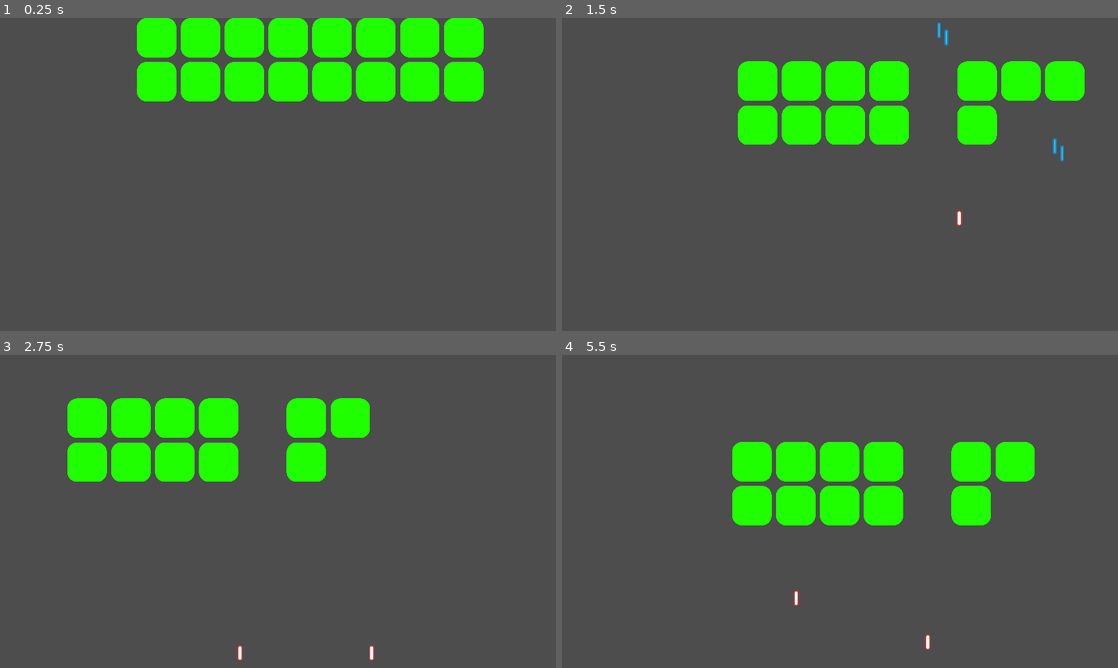
Above: before the commit, frames 1-4 (two rows, left to right).
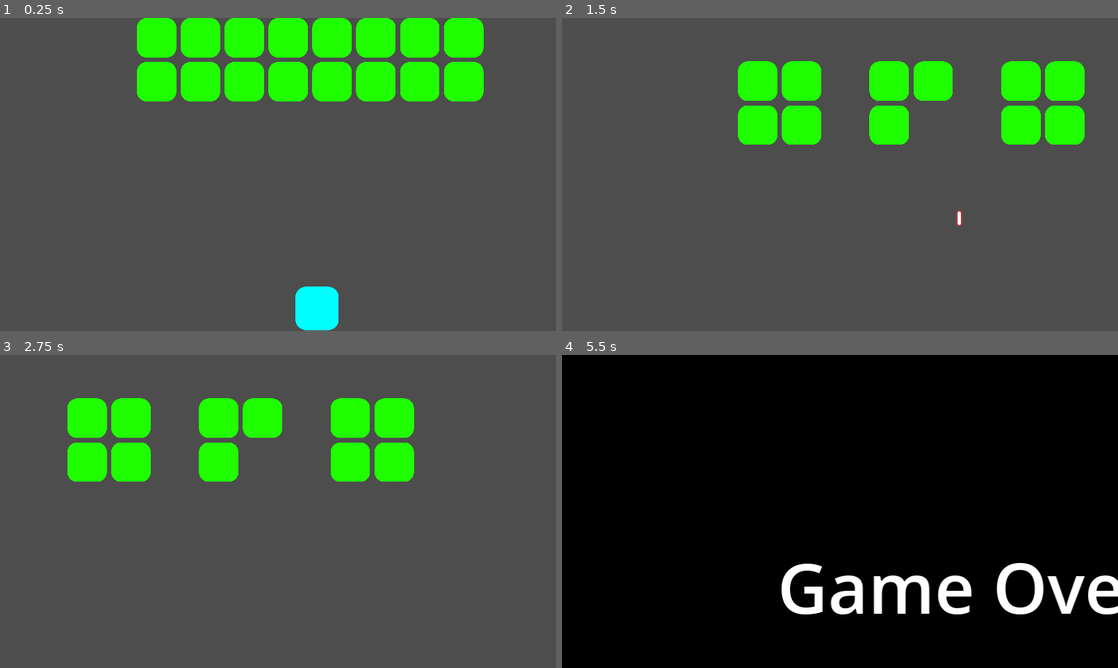
Above: after the commit, the same moments.

Repository: michael-j-coyne/space-defense
Game: Godot game, scene res://scenes/main.tscn
The game is run twice, just before and just after one commit, with the same random seed, the same clock (stepped at 60 frames per second) and the same inputs.
Inputs (mouse positions are in pixels of both pictures, inside the frame that each line leads up to):
- Up to frame 1 (0.25 s): no input
- Up to frame 2 (1.5 s): tap Enter (ui_accept) at 0.5, 0.77 s; move the mouse to (962, 158) at 0.52 s; hold Right (ui_right) 0.53-1.25 s; hold Shift 0.53-1.25 s; click (962, 158) at 0.67 s; drag from (728, 190) to (778, 80) at 1.27 s
- Up to frame 3 (2.75 s): move the mouse to (333, 442) at 2.02 s; hold Right (ui_right) from 2.03 s (still down); tap Ctrl at 2.1 s
- Up to frame 4 (5.5 s): release Right (ui_right) at 2.75 s; drag from (812, 574) to (689, 417) at 2.77 s; move the mouse to (1006, 558) at 3.52 s; hold Left (ui_left) 3.53-4.25 s; tap Alt at 3.6 s; tap Enter (ui_accept) at 3.77 s; drag from (673, 464) to (778, 505) at 4.27 s; move the mouse to (867, 511) at 5.02 s; hold Left (ui_left) from 5.03 s (still down); hold Shift from 5.03 s (still down); click (867, 511) at 5.17 s

The runs differ from the first frame. In frame 1, 1.0% of the frame differs, in the area x 53-61%, y 85-100%; in frame 2, 6.1%; in frame 3, 6.9%; in frame 4, 100%, in the area x 0-100%, y 0-100%.

Commit message:
Move nodes in Level to accommodate new screen size

Diff:
--- a/scenes/levels/level_1.tscn
+++ b/scenes/levels/level_1.tscn
@@ -12,7 +12,7 @@
 player = NodePath("Player")
 
 [node name="Player" parent="." instance=ExtResource("2_hv1iq")]
-position = Vector2(868, 1030)
+position = Vector2(730, 668)
 
 [node name="Enemies" parent="." instance=ExtResource("2_aq8tc")]
 
--- a/scenes/levels/level_2.tscn
+++ b/scenes/levels/level_2.tscn
@@ -12,7 +12,7 @@
 player = NodePath("Player")
 
 [node name="Player" parent="." instance=ExtResource("1_otlll")]
-position = Vector2(868, 1030)
+position = Vector2(579, 670)
 
 [node name="Enemies" parent="." instance=ExtResource("3_603ra")]
 
--- a/scenes/levels/level_3.tscn
+++ b/scenes/levels/level_3.tscn
@@ -12,7 +12,7 @@
 player = NodePath("Player")
 
 [node name="Player" parent="." instance=ExtResource("2_blig7")]
-position = Vector2(868, 1030)
+position = Vector2(644, 670)
 
 [node name="Enemies" parent="." instance=ExtResource("3_a7idi")]
 
@@ -56,7 +56,7 @@
 [node name="Grid2" parent="Enemies" instance=ExtResource("3_a7idi")]
 
 [node name="EnemyGrid" parent="Enemies/Grid2" instance=ExtResource("4_5jber")]
-position = Vector2(1336, 2.08165e-12)
+position = Vector2(821, 2.08165e-12)
 num_cols = 4
 metadata/_edit_group_ = true
 
@@ -93,7 +93,7 @@
 shot_chance_percentage = 0.2
 
 [node name="LeftRightEntityMover" parent="Enemies/Grid2" node_paths=PackedStringArray("entity") instance=ExtResource("6_655ur")]
-position = Vector2(1152, -1)
+position = Vector2(768, -1)
 entity = NodePath("../EnemyGrid")
 box_width_percent = 0.4
 vertical_step = 100.0
